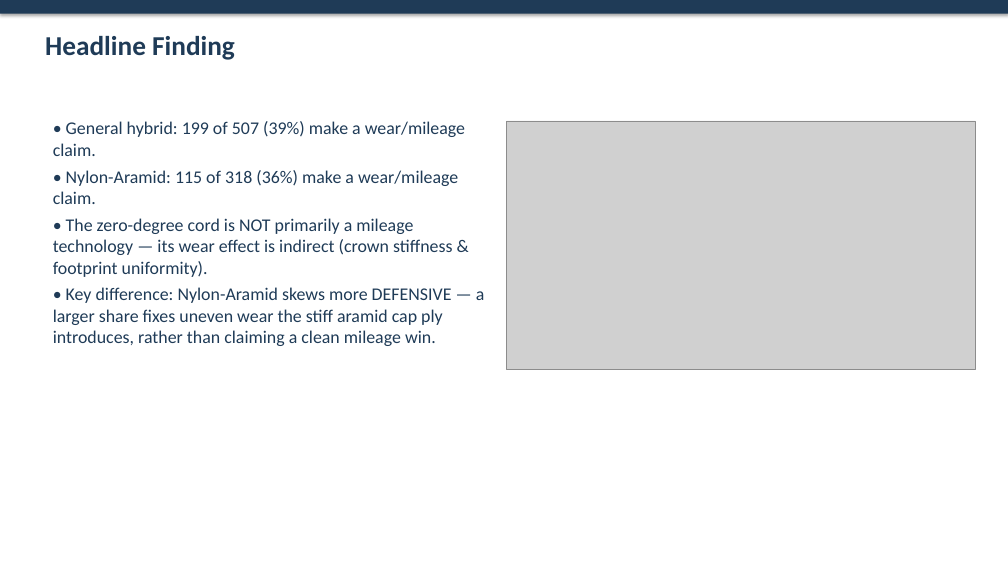
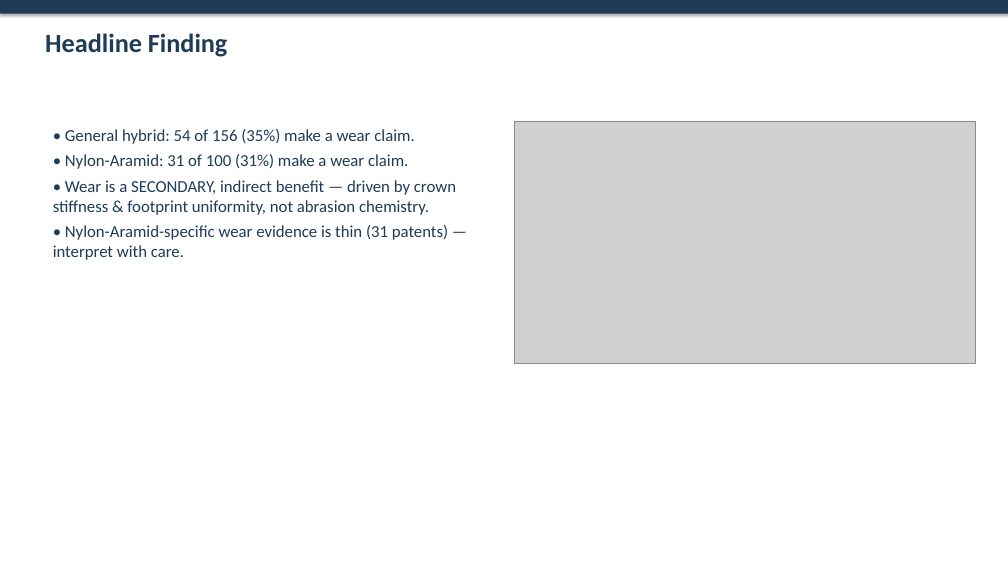
Before and after one commit to sreeharshahr09-gif/Sri, a slide deck: slide 3 of reports/Hybrid_Cord_Wear_Analysis.pptx. Drawn at 1008x567 pixels with LibreOffice and Linux fonts; fonts in the diff are those of the drawing; grey boxes stand for pictures. Boxes give left, top, right and bottom in pixels: in the first picture for what was removed or moved away, otherwise in the second. Text is boxed around its words. In the diff, an @@ line names an element or a change of style, - is before the commit and + after.

```diff
--- a/reports/Hybrid_Cord_Wear_Analysis.pptx
+++ b/reports/Hybrid_Cord_Wear_Analysis.pptx
@@ text "Headline Finding" at bbox=[45, 33, 227, 57]: size 26 to 25 pt @@
@@ text at bbox=[53, 129, 456, 260]: text changed; size 17 to 16 pt @@
-• General hybrid: 199 of 507 (39%) make a wear/mileage claim.
-• Nylon-Aramid: 115 of 318 (36%) make a wear/mileage claim.
-• The zero-degree cord is NOT primarily a mileage technology — its wear effect is indirect (crown stiffness & footprint uniformity).
-• Key difference: Nylon-Aramid skews more DEFENSIVE — a larger share fixes uneven wear the stiff aramid cap ply introduces, rather than claiming a clean mileage win.
+• General hybrid: 54 of 156 (35%) make a wear claim.
+• Nylon-Aramid: 31 of 100 (31%) make a wear claim.
+• Wear is a SECONDARY, indirect benefit — driven by crown stiffness & footprint uniformity, not abrasion chemistry.
+• Nylon-Aramid-specific wear evidence is thin (31 patents) — interpret with care.
@@ picture: place and size @@
-picture at bbox=[507, 121, 975, 370]
+picture at bbox=[514, 121, 975, 363]
```
Also in this commit, not shown: 6 other slides changed, 3 slides added, 4 slides removed, 14 other files.
